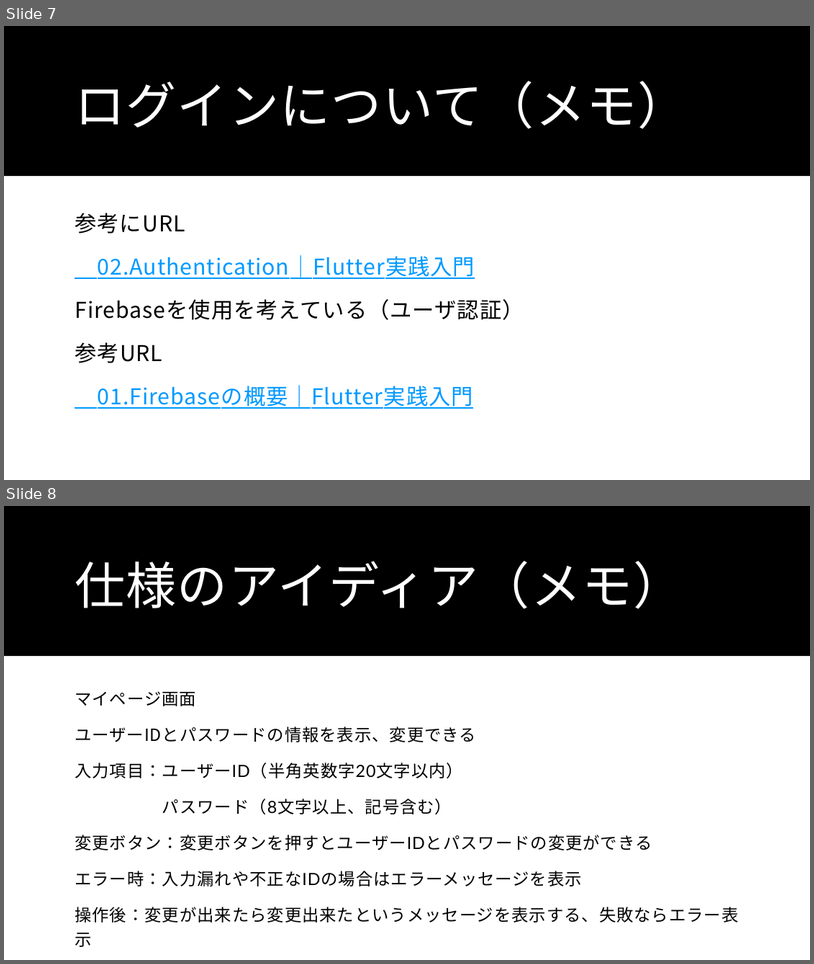
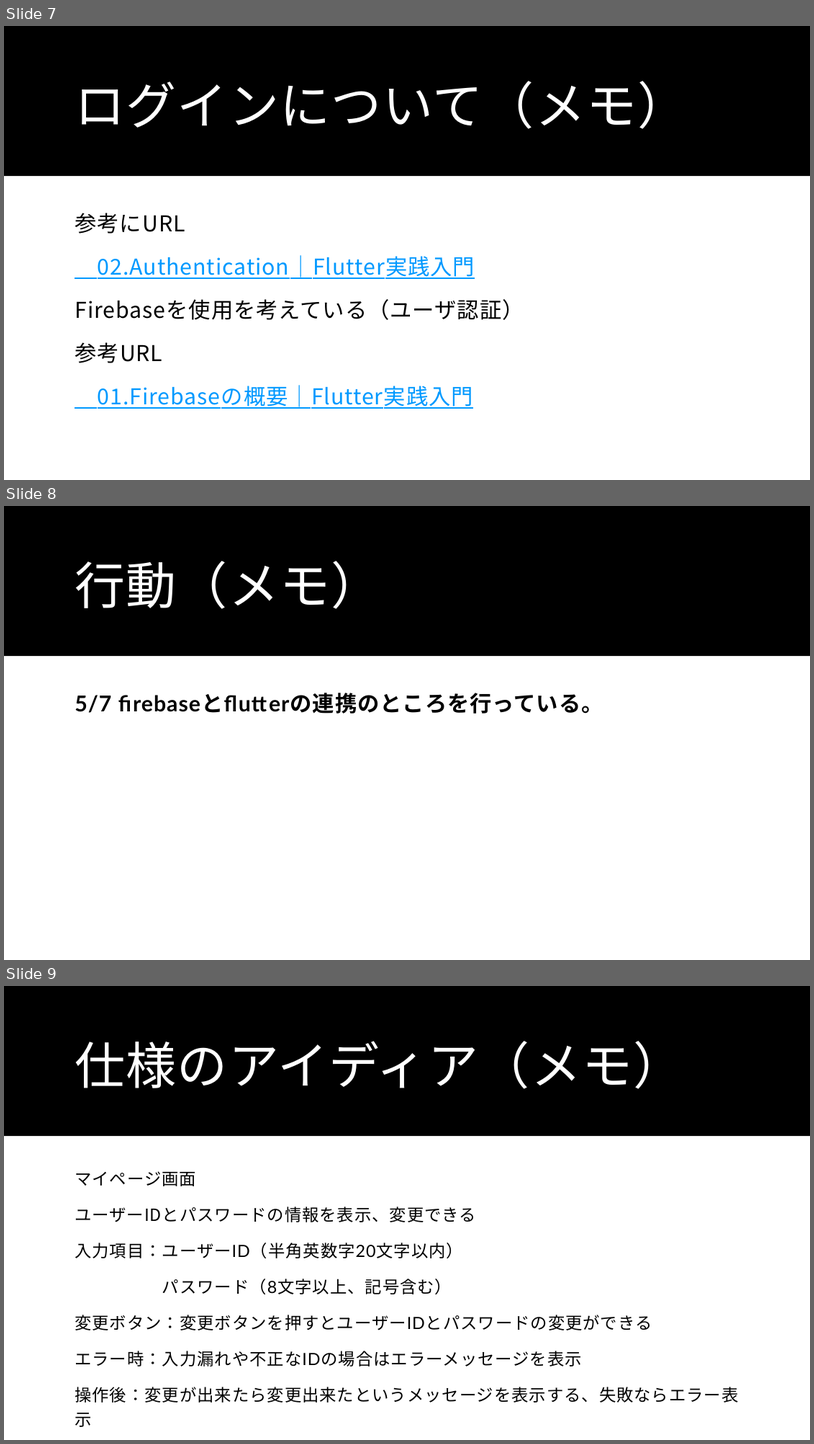
Before and after one commit to Wtnbtkm/flutter_application_1, a slide deck: Flutterの制作仕様書・アイディア（メモ）.pptx. Shown one above the other, each under a label of ours: slides 7 and 8 before the commit, slides 7, 8 and 9 after it. The pictures are 814x964 and 814x1444 pixels, drawn with LibreOffice and Linux fonts; fonts in the diff are those of the drawing. Boxes give left, top, right and bottom in pixels: in the first picture for what was removed or moved away, otherwise in the second. Text is boxed around its words. In the diff, an @@ line names an element or a change of style, - is before the commit and + after.

Commit message:
firebaseとflutterの連携とパワーポイントの修正

```diff
--- a/Flutterの制作仕様書・アイディア（メモ）.pptx
+++ b/Flutterの制作仕様書・アイディア（メモ）.pptx
@@ slide 8 added at (4,506,810,960), background #FFFFFF; not listed: 1 template element that a slide beside it also shows @@
@@ title added at (75,561,382,609), 60 pt, text #FFFFFF @@
+行動（メモ）
@@ text added at (75,692,604,713), 26 pt, text #000000, bold @@
+5/7 firebaseとflutterの連携のところを行っている。
@@ what was slide 8 is now slide 9 @@
```
Also in this commit, not shown: 11 other files.
